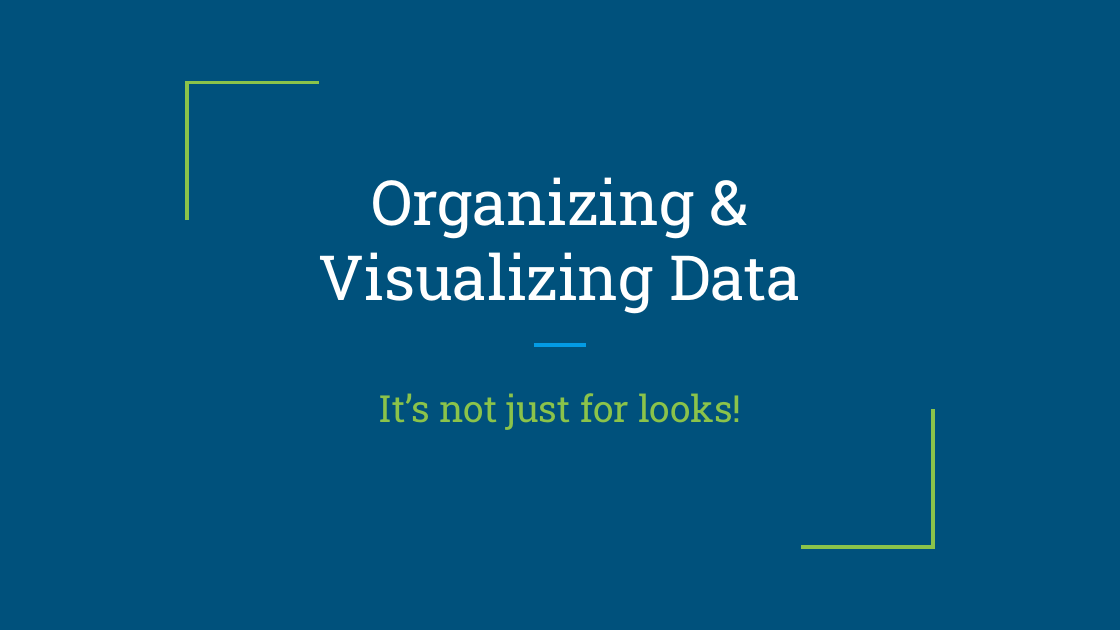
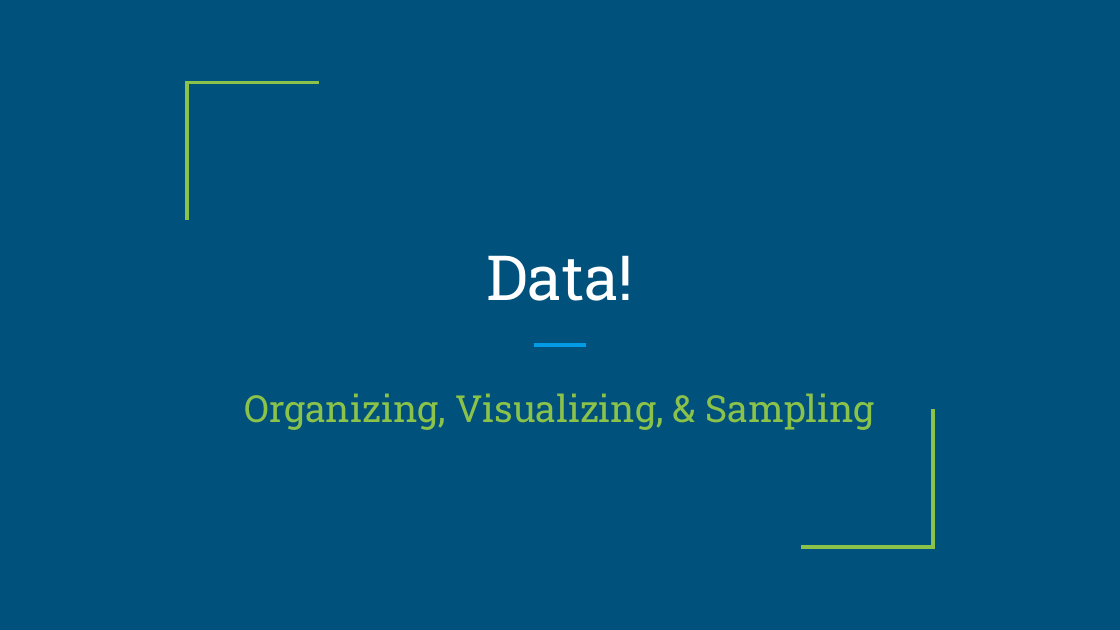
Before and after one commit to rjwrobel86/Python4Statistics, a slide deck: slide 1 of Stuff For Class/Slides/Organizing & Visualizing Data.pptx. Drawn at 1120x630 pixels with LibreOffice and Linux fonts; fonts in the diff are those of the drawing. Boxes give left, top, right and bottom in pixels: in the first picture for what was removed or moved away, otherwise in the second. Text is boxed around its words. In the diff, an @@ line names an element or a change of style, - is before the commit and + after.

```diff
--- a/Stuff For Class/Slides/Organizing & Visualizing Data.pptx
+++ b/Stuff For Class/Slides/Organizing & Visualizing Data.pptx
@@ title at [487, 255, 634, 301]: text changed @@
-Organizing & Visualizing Data
+Data!
@@ subtitle at [245, 393, 875, 430]: text changed @@
-It’s not just for looks!
+Organizing, Visualizing, & Sampling
```
Also in this commit, not shown: 5 other slides changed, 5 slides added, 34 other files.
